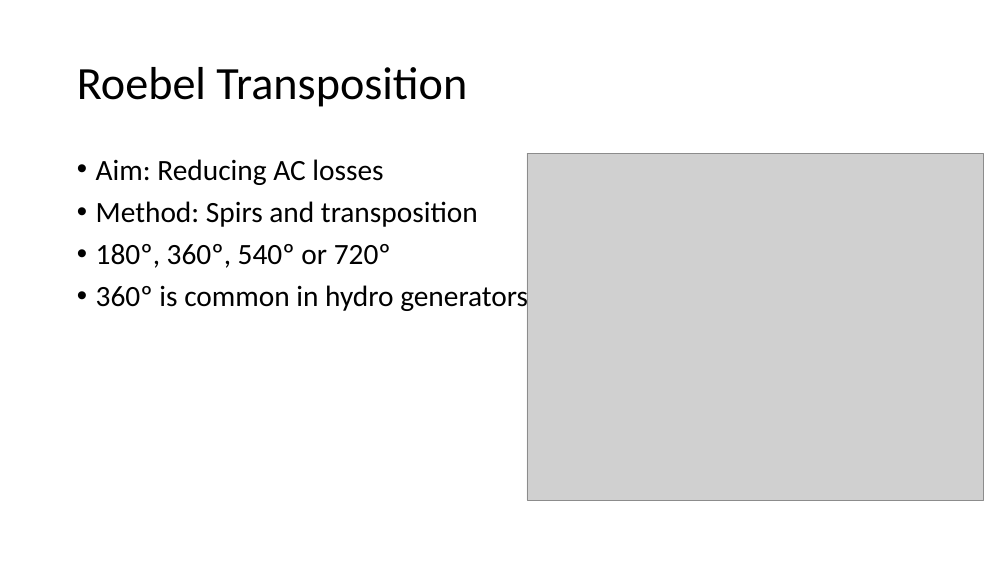
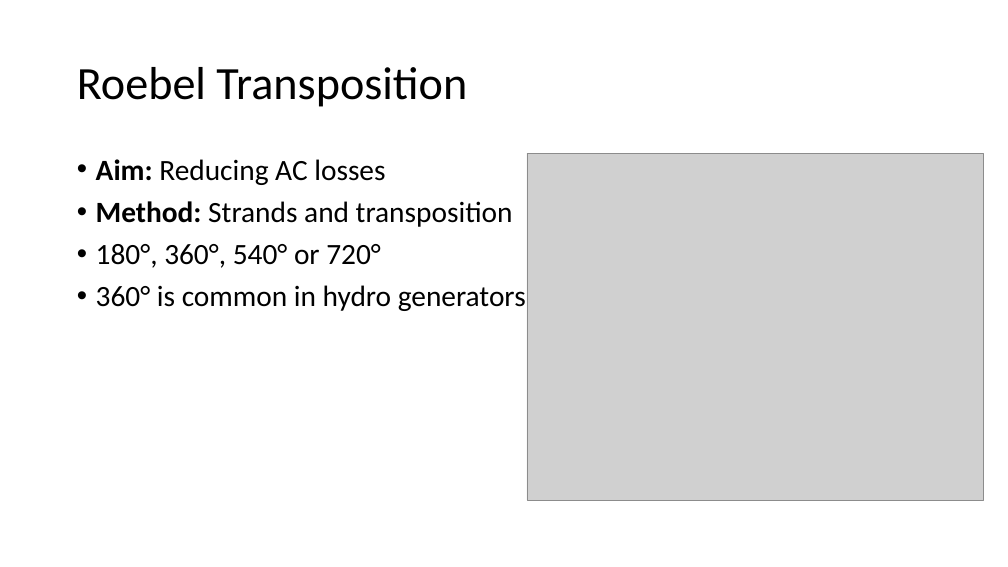
Before and after one commit to sametyakut/Studies, a slide deck: slide 13 of Presentations/Keysani_Sunum_Winding_Design_2023_03_08.pptx. Drawn at 1008x567 pixels with LibreOffice and Linux fonts; fonts in the diff are those of the drawing; grey boxes stand for pictures. Boxes give left, top, right and bottom in pixels: in the first picture for what was removed or moved away, otherwise in the second. Text is boxed around its words. In the diff, an @@ line names an element or a change of style, - is before the commit and + after.

```diff
--- a/Presentations/Keysani_Sunum_Winding_Design_2023_03_08.pptx
+++ b/Presentations/Keysani_Sunum_Winding_Design_2023_03_08.pptx
@@ text at box(96, 159, 385, 185): bold on in "Aim:" @@
@@ text at box(96, 201, 526, 311): text changed @@
-• Method: Spirs and transposition
-• 180º, 360º, 540º or 720º
-• 360º is common in hydro generators
+• Method: Strands and transposition
+• 180°, 360°, 540° or 720°
+• 360° is common in hydro generators
```
Also in this commit, not shown: 2 other slides changed, 1 slide added.
